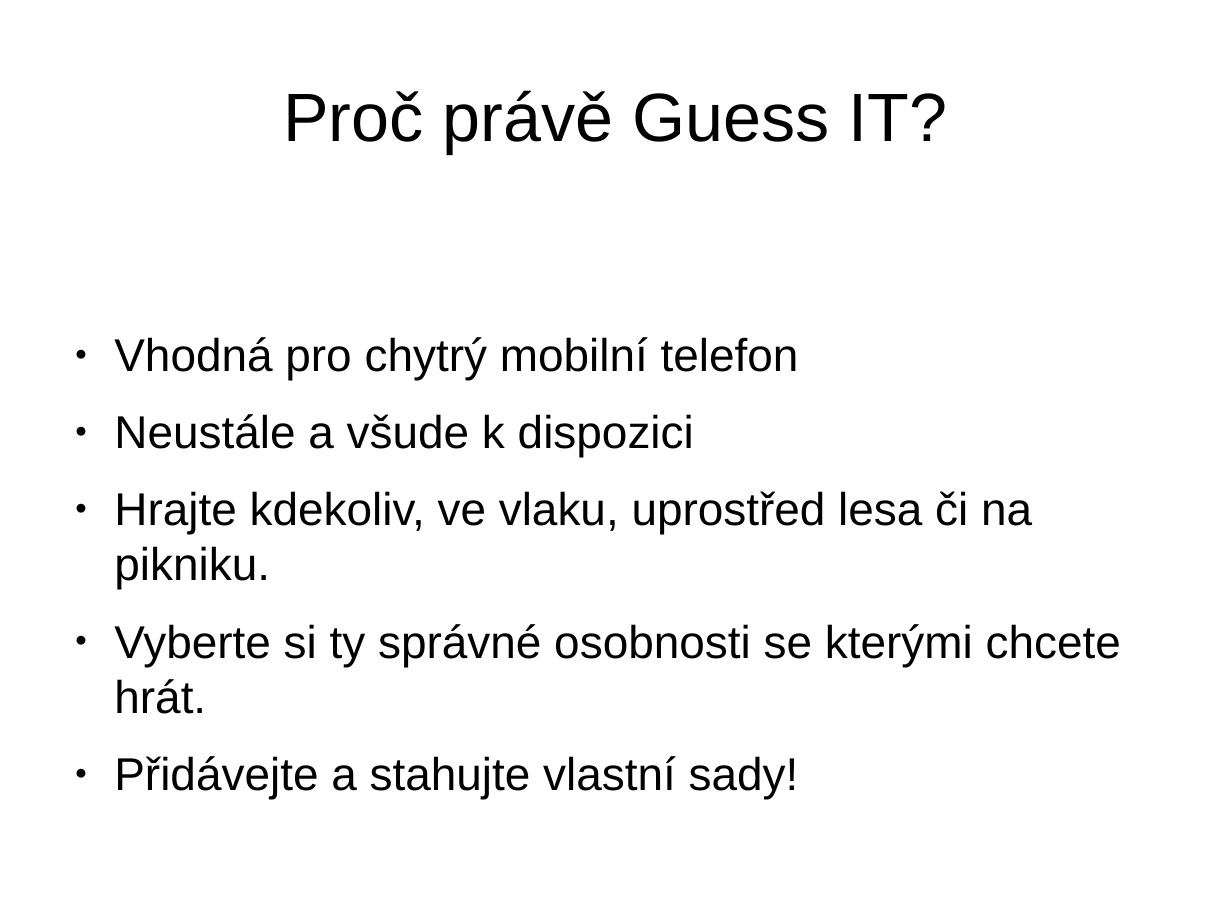
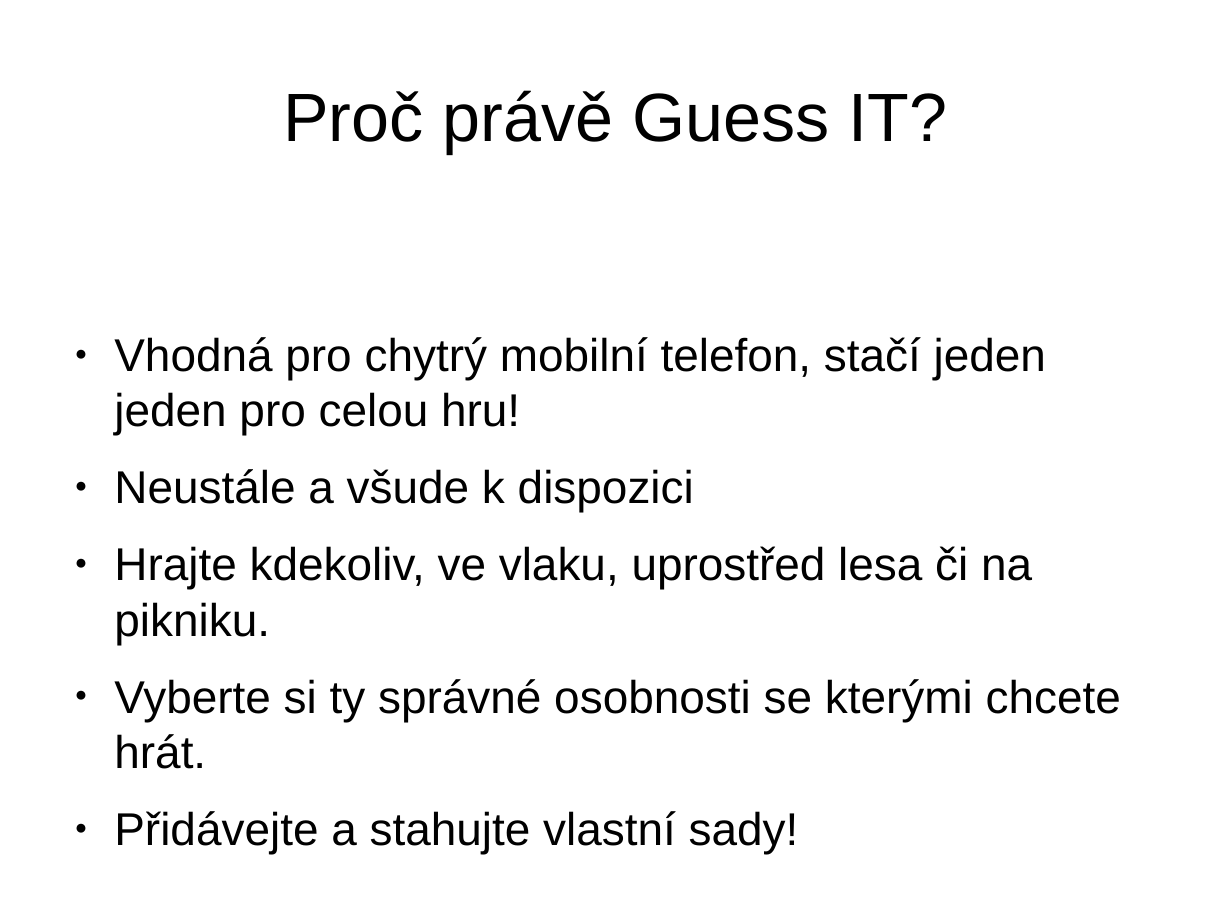
Before and after one commit to repli2dev/pv024-project, a slide deck: slide 3 of docs/prezentace2.odp. Drawn at 1232x924 pixels with LibreOffice and Linux fonts; fonts in the diff are those of the drawing. Boxes give left, top, right and bottom in pixels: in the first picture for what was removed or moved away, otherwise in the second. Text is boxed around its words. In the diff, an @@ line names an element or a change of style, - is before the commit and + after.

Commit message:
Přidání informace, že stačí pouze jedna aplikace do týmu

```diff
--- a/docs/prezentace2.odp
+++ b/docs/prezentace2.odp
@@ text at (114,337,1046,435): text changed @@
-● Vhodná pro chytrý mobilní telefon
+● Vhodná pro chytrý mobilní telefon, stačí jeden jeden pro celou hru!
```
